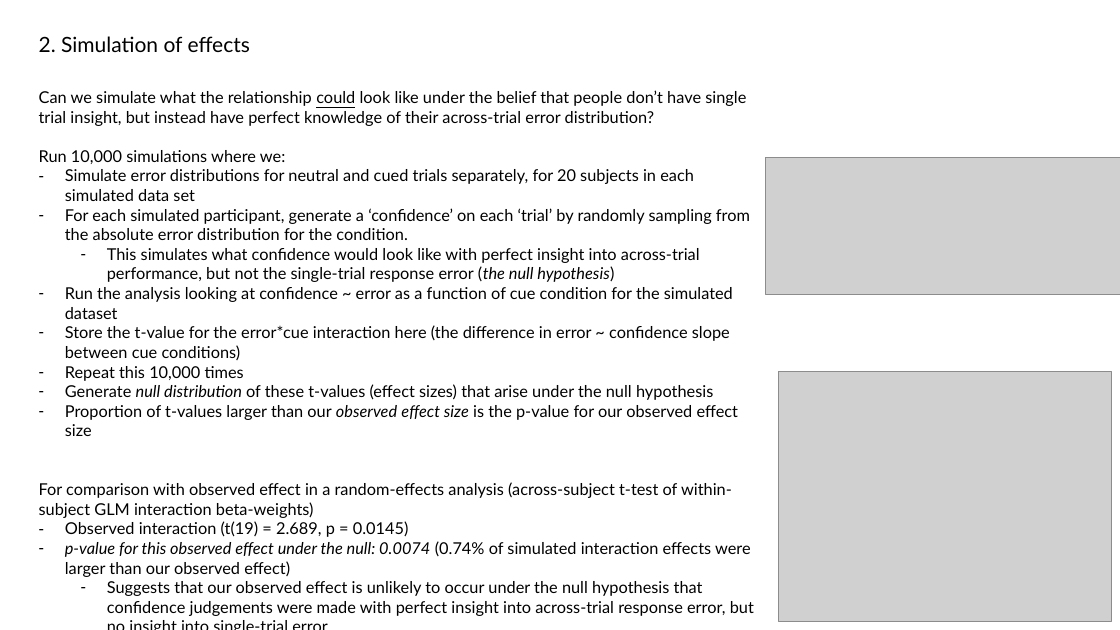
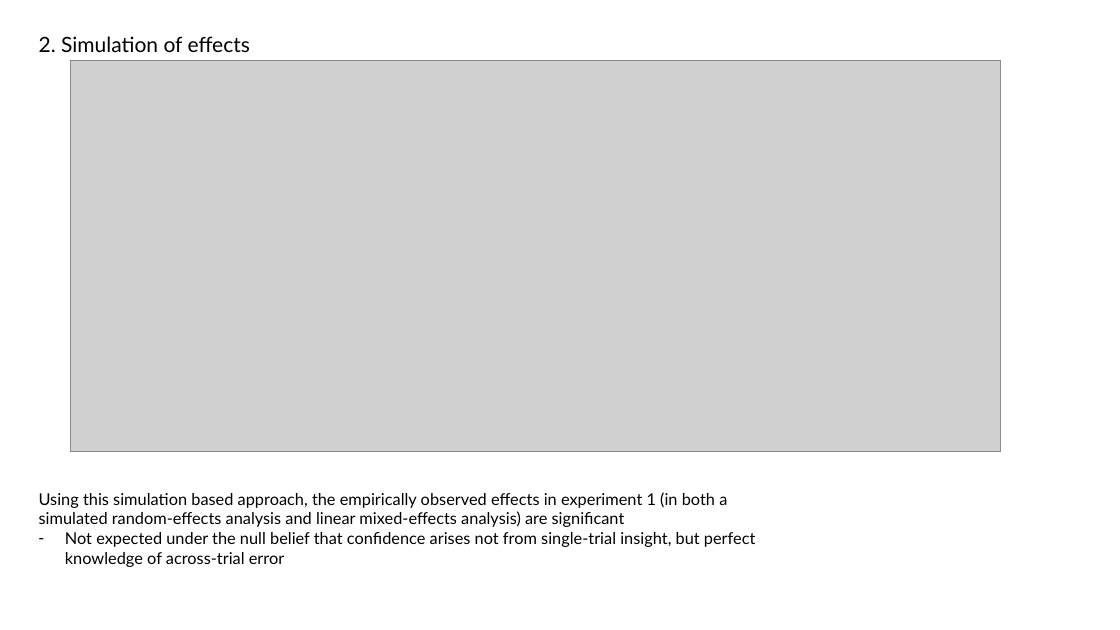
Before and after one commit to schekroud/wmConfidence_Behaviour, a slide deck: slide 6 of KiaMeeting_October2023pptx.pptx (slide 4 before the commit). Drawn at 1120x630 pixels with LibreOffice and Linux fonts; fonts in the diff are those of the drawing; grey boxes stand for pictures; background and template pictures are left out. Boxes give left, top, right and bottom in pixels: in the first picture for what was removed or moved away, otherwise in the second. Text is boxed around its words. In the diff, an @@ line names an element or a change of style, - is before the commit and + after.

```diff
--- a/KiaMeeting_October2023pptx.pptx
+++ b/KiaMeeting_October2023pptx.pptx
@@ picture added at (71, 60, 1001, 451) @@
@@ picture removed at (765, 158, 1120, 295) @@
@@ picture removed at (779, 372, 1112, 622) @@
@@ text at (39, 492, 756, 567): text changed @@
-Can we simulate what the relationship could look like under the belief that people don’t have single trial insight, but instead have perfect knowledge of their across-trial error distribution?
-Run 10,000 simulations where we:
-– Simulate error distributions for neutral and cued trials separately, for 20 subjects in each simulated data set
-– For each simulated participant, generate a ‘confidence’ on each ‘trial’ by randomly sampling from the absolute error distribution for the condition.
-  – This simulates what confidence would look like with perfect insight into across-trial performance, but not the single-trial response error (the null hypothesis)
-– Run the analysis looking at confidence ~ error as a function of cue condition for the simulated dataset
-– Store the t-value for the error*cue interaction here (the difference in error ~ confidence slope between cue conditions)
-– Repeat this 10,000 times
-– Generate null distribution of these t-values (effect sizes) that arise under the null hypothesis
-– Proportion of t-values larger than our observed effect size is the p-value for our observed effect size
-For comparison with observed effect in a random-effects analysis (across-subject t-test of within-subject GLM interaction beta-weights)
-– Observed interaction (t(19) = 2.689, p = 0.0145)
-– p-value for this observed effect under the null: 0.0074 (0.74% of simulated interaction effects were larger than our observed effect)
-  – Suggests that our observed effect is unlikely to occur under the null hypothesis that confidence judgements were made with perfect insight into across-trial response error, but no insight into single-trial error
+Using this simulation based approach, the empirically observed effects in experiment 1 (in both a simulated random-effects analysis and linear mixed-effects analysis) are significant
+– Not expected under the null belief that confidence arises not from single-trial insight, but perfect knowledge of across-trial error
```
Also in this commit, not shown: 1 other slide changed, 5 slides added, 24 other files.
